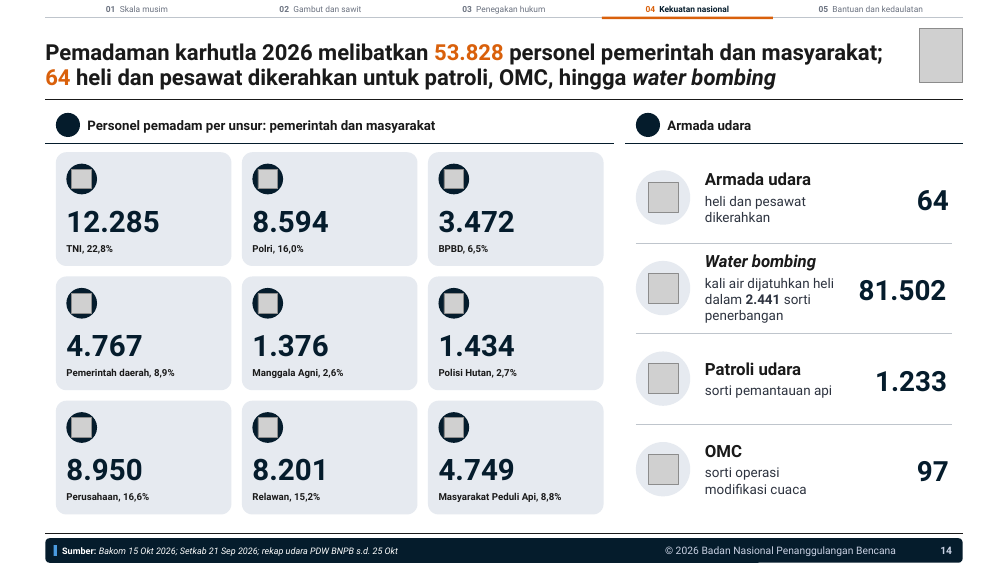
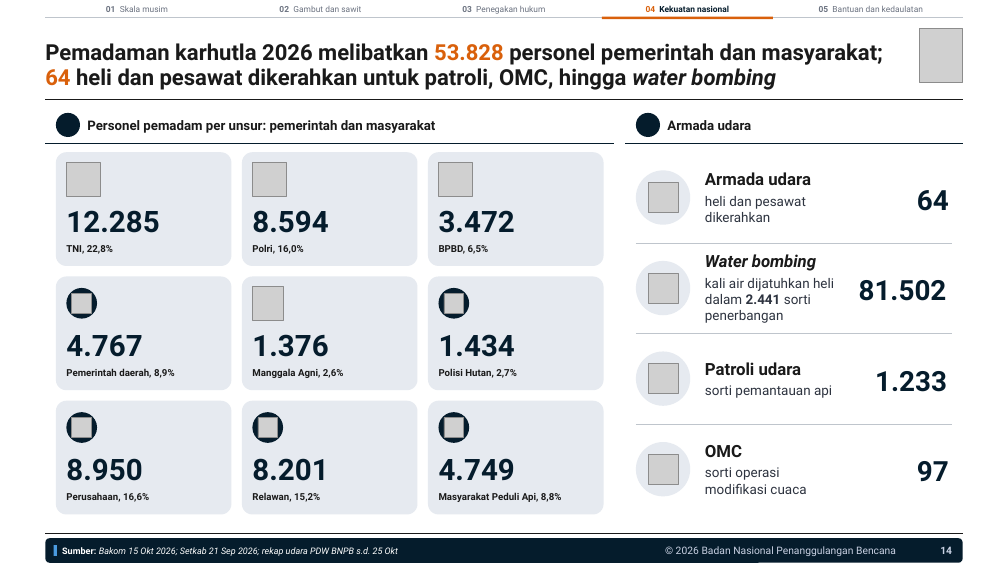
Before and after one commit to terasurbannetwork/poskokarhutla, a slide deck: slide 14 of data/laporan-bnpb/narasi-publik-karhutla-041126/Brief Narasi Publik Karhutla 041126.pptx. Drawn at 1008x567 pixels with LibreOffice and Linux fonts; fonts in the diff are those of the drawing; grey boxes stand for pictures; background and template pictures are left out. Boxes give left, top, right and bottom in pixels: in the first picture for what was removed or moved away, otherwise in the second. Text is boxed around its words. In the diff, an @@ line names an element or a change of style, - is before the commit and + after.

```diff
--- a/data/laporan-bnpb/narasi-publik-karhutla-041126/Brief Narasi Publik Karhutla 041126.pptx
+++ b/data/laporan-bnpb/narasi-publik-karhutla-041126/Brief Narasi Publik Karhutla 041126.pptx
@@ ellipse removed at (67,164,98,195) @@
@@ picture added at (67,162,101,196) @@
@@ picture removed at (72,169,91,189) @@
@@ ellipse removed at (253,164,284,195) @@
@@ picture added at (253,162,287,196) @@
@@ picture removed at (258,169,278,189) @@
@@ ellipse removed at (439,164,470,195) @@
@@ picture added at (439,162,473,196) @@
@@ picture removed at (444,169,464,189) @@
@@ ellipse removed at (253,288,284,319) @@
@@ picture added at (253,287,284,321) @@
@@ picture removed at (258,293,278,313) @@
```
Also in this commit, not shown: 7 other files.
